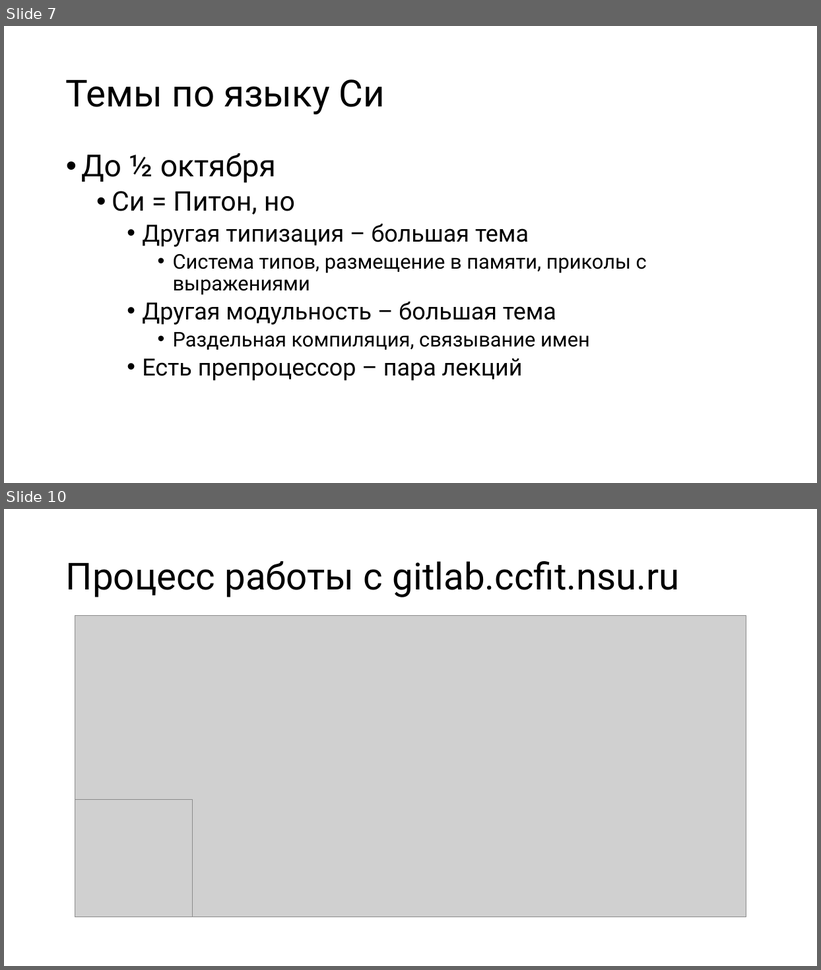
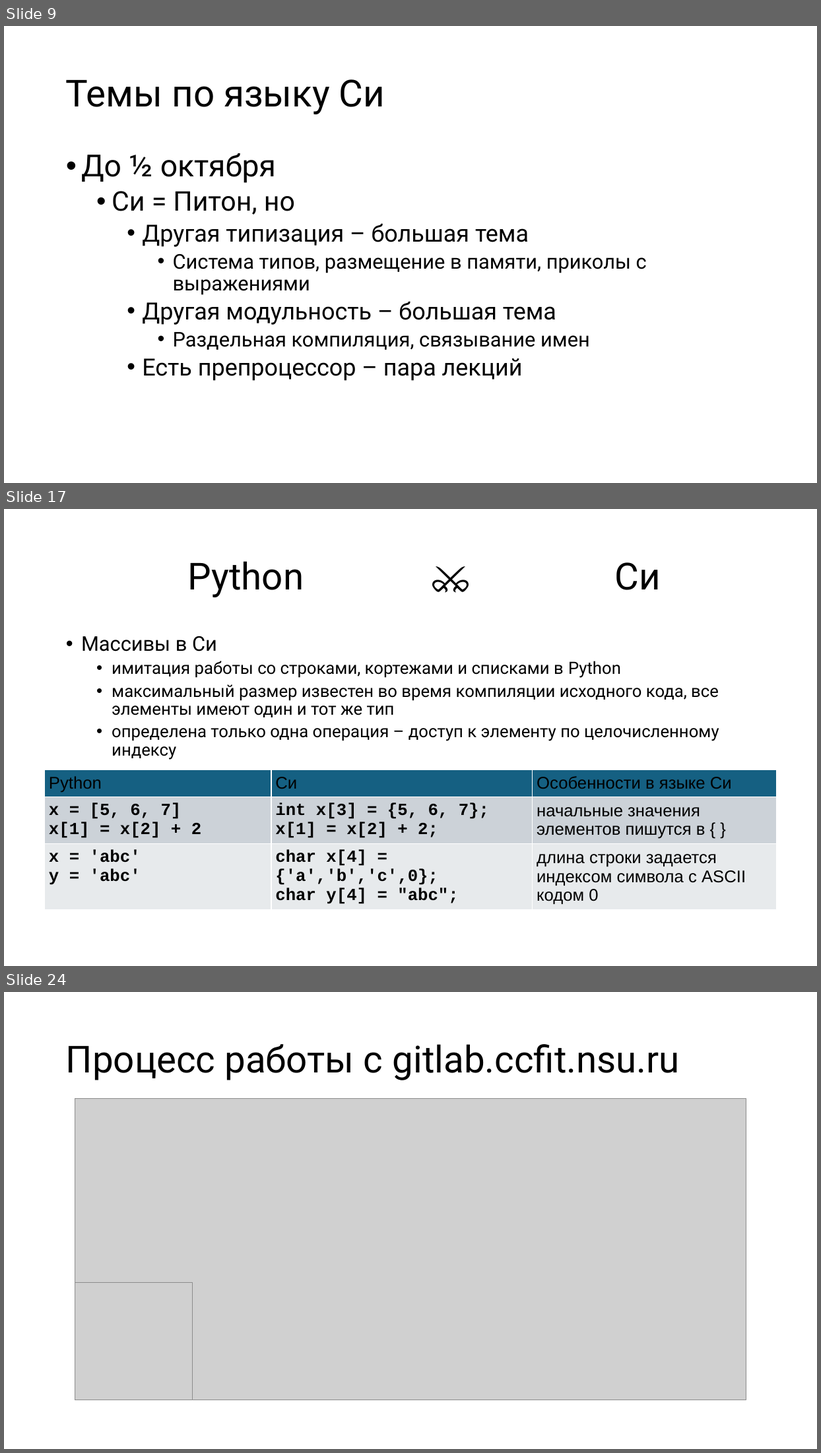
Before and after one commit to Evgueni-Petrov-aka-espetrov/Algorithms-and-Programming-in-C-pptx, a slide deck: 00 План-капкан до весны.pptx. Shown one above the other, each under a label of ours: slides 7 and 10 before the commit, slides 9, 17 and 24 after it; the slides between them are not shown. The pictures are 821x970 and 821x1453 pixels, drawn with LibreOffice and Linux fonts; fonts in the diff are those of the drawing; grey boxes stand for pictures. Boxes give left, top, right and bottom in pixels: in the first picture for what was removed or moved away, otherwise in the second. Text is boxed around its words. In the diff, an @@ line names an element or a change of style, - is before the commit and + after.

```diff
--- a/00 План-капкан до весны.pptx
+++ b/00 План-капкан до весны.pptx
@@ slide 17 added at (x1=4, y1=509, x2=817, y2=966), background #FFFFFF @@
@@ title added at (x1=188, y1=561, x2=661, y2=597), 44 pt, text #000000 @@
+Python ⚔️ Си
@@ text added at (x1=81, y1=636, x2=719, y2=760), 20 pt, text #000000 @@
+• Массивы в Си
+  • имитация работы со строками, кортежами и списками в Python
+  • максимальный размер известен во время компиляции исходного кода, все элементы имеют один и тот же тип
+  • определена только одна операция – доступ к элементу по целочисленному индексу
@@ table added at (x1=45, y1=770, x2=777, y2=918), 3 rows, 3 columns @@
+Python | Си | Особенности в языке Си
+x = [5, 6, 7] / x[1] = x[2] + 2 | int x[3] = {5, 6, 7}; / x[1] = x[2] + 2; | начальные значения элементов пишутся в { }
+x = 'abc' / y = 'abc' | char x[4] = {'a','b','c',0}; / char y[4] = "abc"; | длина строки задается индексом символа с ASCII кодом 0
@@ what was slide 7 is now slide 9 @@
@@ what was slide 10 is now slide 24 @@
```
Also in this commit, not shown: 4 slides changed, 13 other slides added.
